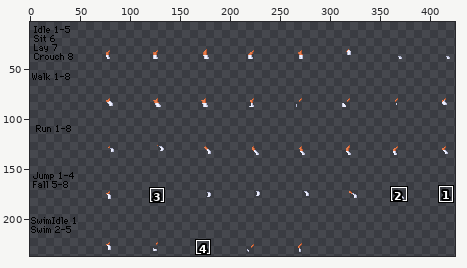
Two versions of one sprite sheet, humanoid/wr/flareon/legs/forelegBack.png. The first picture is a wide view before the edit; the outline marks the close-up.
Close-up. Before the commit:
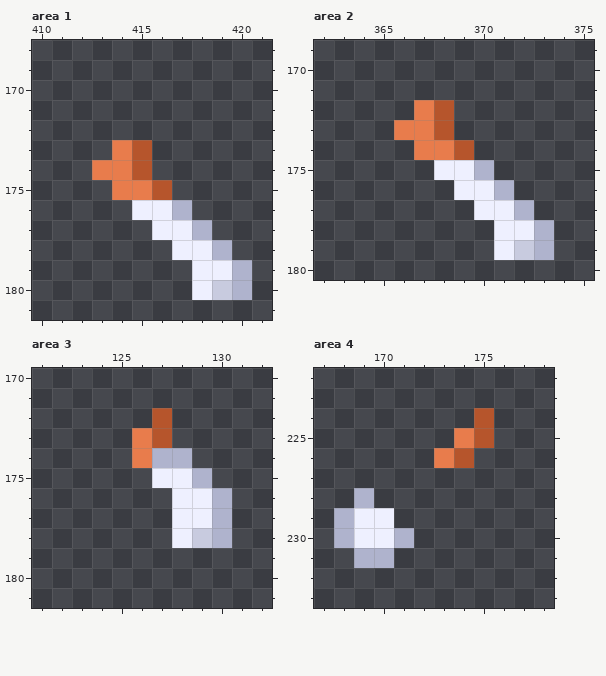
The file is 432x240 pixels. Shown: area 1: x 410..421, y 168..181; area 2: x 362..375, y 169..180; area 3: x 121..132, y 170..181; area 4: x 167..178, y 222..233. The wide view leaves out empty margins. The commit also changed other parts of the picture, which this record leaves out.
The same view after the edit:
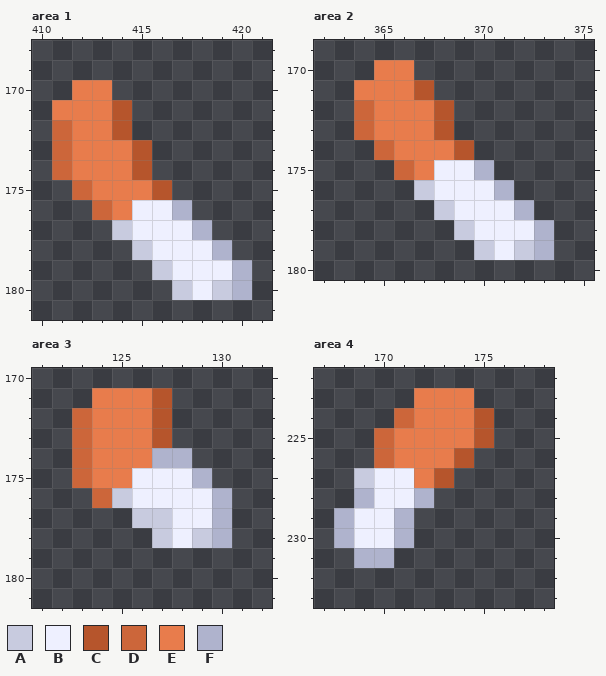
Palette (. is transparent): A #c8cbdf  B #eef0ff  C #b6552c  D #cc663a  E #e87c4c  F #afb3cd
Difference:
Changed rows in their new state; - is an unchanged pixel.
Area 1:
first column x 411:
170 -EE----
171 EEEC---
172 DEEC---
173 DEE----
174 DE-----
175 -DE----
176 --DE---
177 ---AB--
178 ----AB-
179 -----AB
180 ------A
Area 2:
first column x 364:
170 -EE----
171 EEEC---
172 DEE----
173 DE-----
174 -DE----
175 --DE---
176 ---AB--
177 ----AB-
178 -----AB
179 ------A
Area 3:
first column x 123:
171 -EEEC
172 DEEE-
173 DEE--
174 DEE--
175 DEEB-
176 -DABB
177 ---AA
178 ----A
Area 4:
first column x 169:
223 ---EEE
224 --DEEE
225 -DEEE-
226 -DEE--
227 ABBEC-
228 -BBF--
229 --F---
